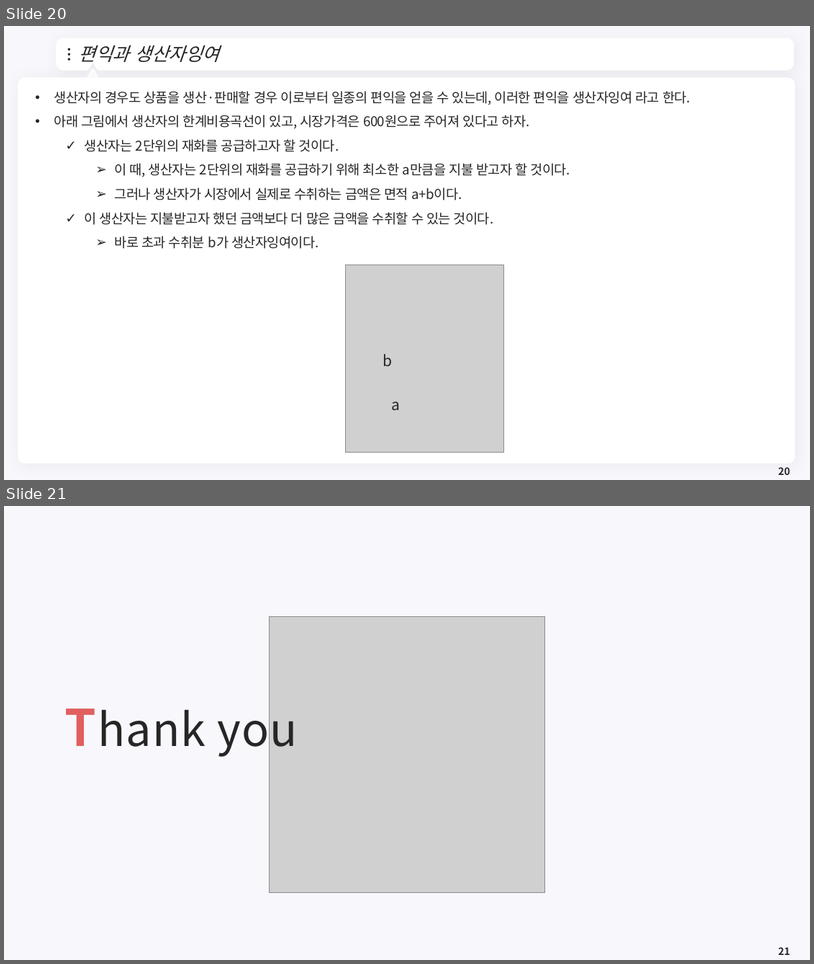
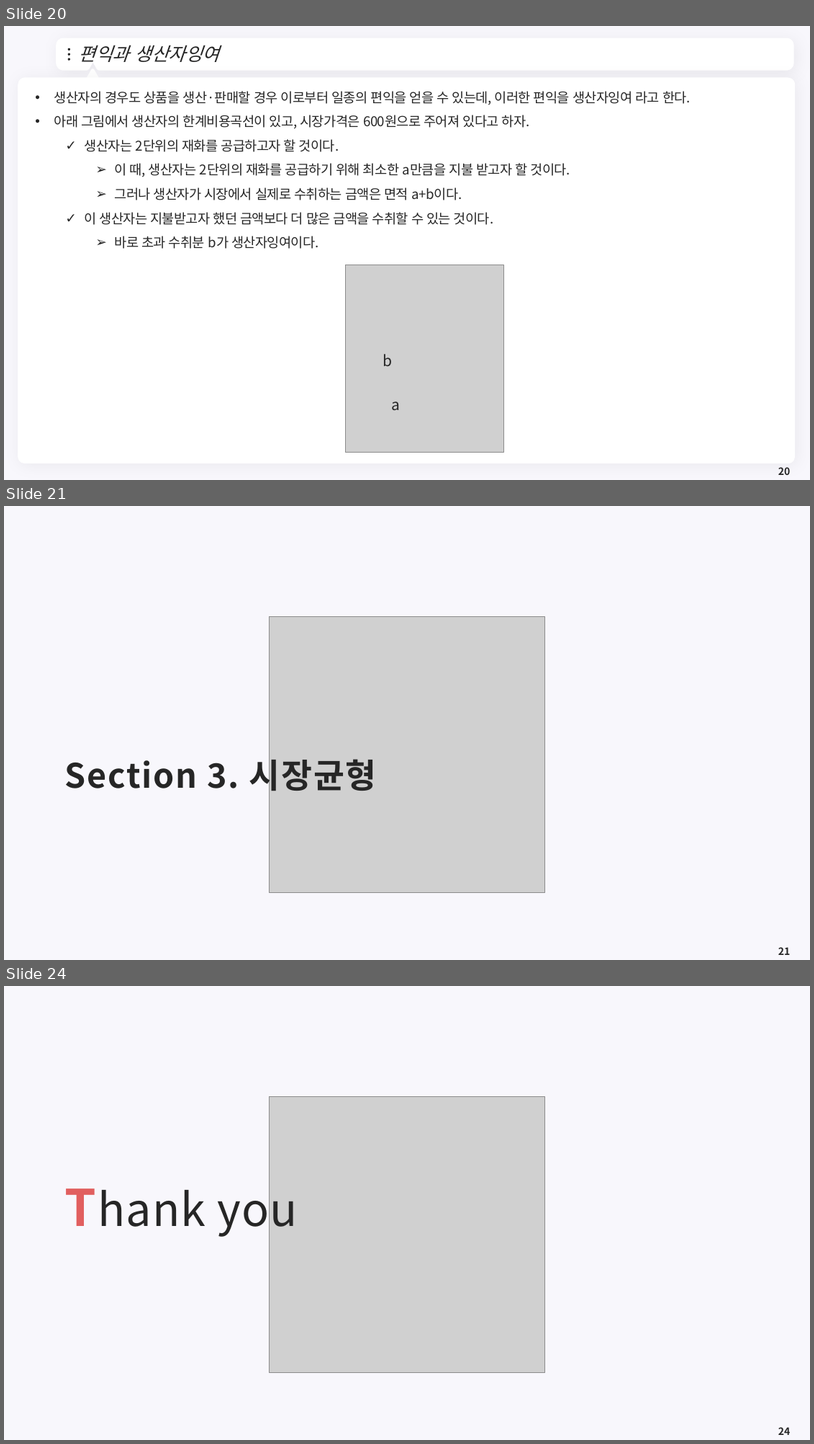
Before and after one commit to meandthey/Teaching, a slide deck: 환경경제학/2026-1/환경경제학_Chapter_03.pptx. Shown one above the other, each under a label of ours: slides 20 and 21 before the commit, slides 20, 21 and 24 after it; the slides between them are not shown. The pictures are 814x964 and 814x1444 pixels, drawn with LibreOffice and Linux fonts; fonts in the diff are those of the drawing; grey boxes stand for pictures; background and template pictures are left out. Boxes give left, top, right and bottom in pixels: in the first picture for what was removed or moved away, otherwise in the second. Text is boxed around its words. In the diff, an @@ line names an element or a change of style, - is before the commit and + after.

```diff
--- a/환경경제학/2026-1/환경경제학_Chapter_03.pptx
+++ b/환경경제학/2026-1/환경경제학_Chapter_03.pptx
@@ slide 21 added at [4, 506, 810, 960], background #F8F7FC @@
@@ picture added at [270, 617, 545, 893] @@
@@ title added at [65, 753, 377, 796], 40 pt, text #262626, bold @@
+Section 3. 시장균형
@@ page number added at [779, 947, 790, 955], 12 pt, text #262626, bold @@
+21
@@ what was slide 21 is now slide 24 @@
@@ page number at [779, 1427, 790, 1435]: text changed @@
-21
+24
```
Also in this commit, not shown: 2 other slides added, 4 other files.
